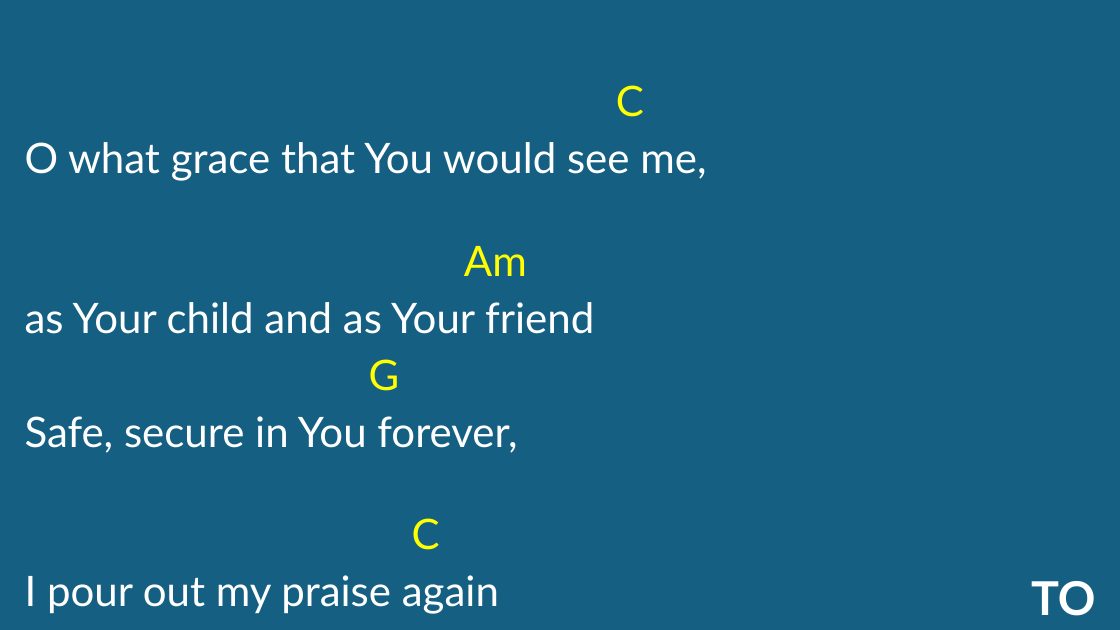
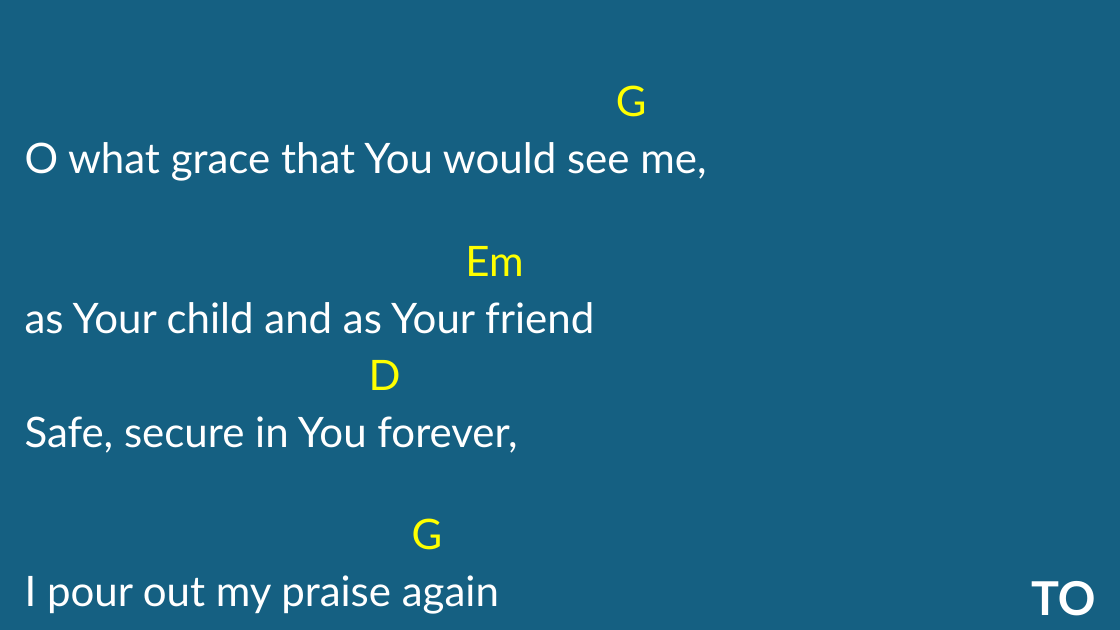
Before and after one commit to kendall412/worship, a slide deck: slide 6 of set/2026-11-22 ECBC-CH.pptx. Drawn at 1120x630 pixels with LibreOffice and Linux fonts; fonts in the diff are those of the drawing. Boxes give left, top, right and bottom in pixels: in the first picture for what was removed or moved away, otherwise in the second. Text is boxed around its words. In the diff, an @@ line names an element or a change of style, - is before the commit and + after.

```diff
--- a/set/2026-11-22 ECBC-CH.pptx
+++ b/set/2026-11-22 ECBC-CH.pptx
@@ subtitle at (x1=616, y1=85, x2=647, y2=117): text changed @@
-C
+G
@@ subtitle at (x1=465, y1=246, x2=523, y2=276): text changed @@
-Am
+Em
@@ subtitle at (x1=25, y1=360, x2=517, y2=453): paragraphs added @@
+D
+Safe, secure in You forever,
@@ subtitle at (x1=25, y1=416, x2=517, y2=550): paragraphs removed @@
-Safe, secure in You forever,
-C
```
Also in this commit, not shown: 10 other slides changed, 2 slides removed.
